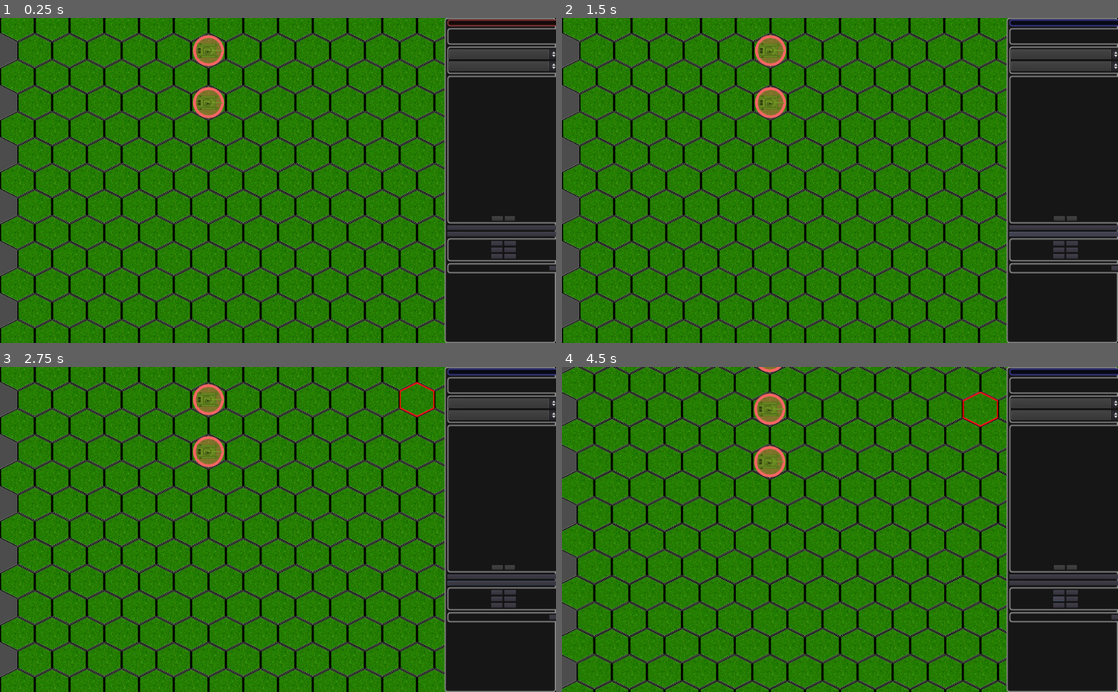
Above: before the commit, frames 1-4 (two rows, left to right).
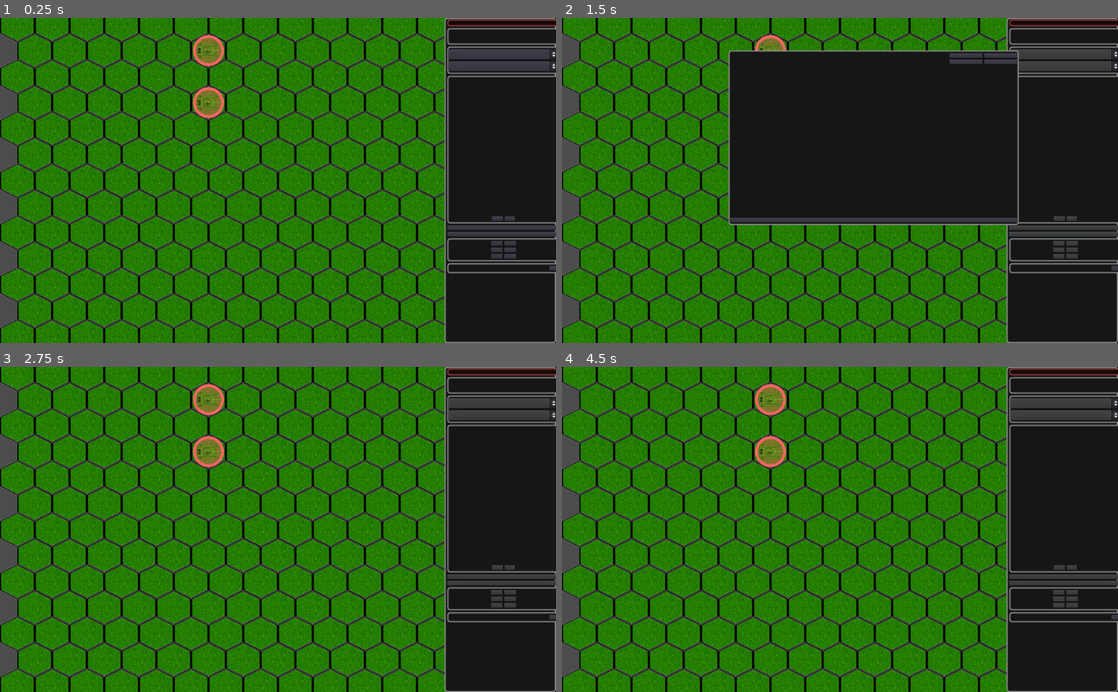
Above: after the commit, the same moments.

Repository: stefanos-86/HexGame
Game: Godot game, scene res://Scenes/HexMap.tscn
The game is run twice, just before and just after one commit, with the same random seed, the same clock (stepped at 60 frames per second) and the same inputs.
Inputs (mouse positions are in pixels of both pictures, inside the frame that each line leads up to):
- Up to frame 1 (0.25 s): no input
- Up to frame 2 (1.5 s): click "Artillery" at 0.5 s; click (1067, 235) at 1.25 s, where only the run before the commit has a clickable "End Turn"
- Up to frame 3 (2.75 s): click (405, 406) at 2 s, where only the run after the commit has a clickable "Plot"
- Up to frame 4 (4.5 s): click (1056, 591) at 2.75 s, where only the run before the commit has a clickable "Zoom In"; click (1073, 591) at 3.5 s, where only the run before the commit has a clickable "Zoom Out"; click (1056, 597) at 4.25 s, where only the run before the commit has a clickable "Pan Up"

The runs differ from the first frame. In frame 2, 26% of the frame differs, in the area x 29-100%, y 0-64%; in frame 3, 0.3%; in frame 4, 29%, in the area x 0-100%, y 0-100%.

Commit message:
Clean up the Control script. Ensure sidebar is disabled when input is disabled.

Diff:
--- a/FreeScripts/Game.gd
+++ b/FreeScripts/Game.gd
@@ -12,6 +12,7 @@
   MISS,
   INEFFECTIVE,
   OUT_OF_RANGE,
+  NO_FIRE_POINTS,
   DESTROYED
  }
 
@@ -42,6 +43,7 @@
   var armor_part_hit = null
   var final_result = null
   var shooter = null # Needed for reaction fire.
+  var target = null # Needed to destroy it.
 
 class MoveEffect:
   var actual_path = null
@@ -98,6 +100,11 @@
 func fire(shooter, target, terrain):
   var effect = FireEffect.new()
   effect.shooter = shooter
+  effect.target = target
+
+  if shooter.fire_points == 0:
+    effect.final_result = fire_outcome.NO_FIRE_POINTS
+    return effect
 
   var distance = terrain.distance_between(shooter, target)
 
@@ -120,6 +127,12 @@
     attack_angle += TWO_PI
 
   var bearing = (attack_angle - target.global_rotation) / TWO_PI
+  print (bearing, " ", attack_angle, " ", target.global_rotation)
+
+  #BUG! Il bearing non è tra 0 e 2 pi se l'attaccante spara verso destra
+  #(anogol o 0) e il difensore guarda verso sinistra (rotazione pari a PI.)
+  #Bisogna   rendere modulare!!!
+
 
   var p_hit_side = 0
   if (bearing < 0.25):
--- a/Scenes/Control.gd
+++ b/Scenes/Control.gd
@@ -12,8 +12,7 @@
 
 var selected_unit = null
 var selected_cannon = null
-var animation_in_progress = false
-var target_to_destroy = null
+var input_blocked = false
 
 var last_hovered_cell = null
 
@@ -30,23 +29,22 @@
   units.reset_points_and_speed(game.factions.RED)
 
   for unit in units.all_units():
-    interface.unmark(unit)
+    interface.unmark(unit) # Also forces the faction color.
 
   game.begin_game()
   interface.refresh_turn_info(game)
   unselect_current_unit()
   update_unit_list()
 
+
 func _unhandled_input(event):
   if(event.is_action("Shutdown")):
     shutdown()
 
-  # Block input when things are moving.
-  # TODO: the input in the side bar has been already
-  # handled!!! The signal will bypass this.
-  if (animation_in_progress):
+  if input_blocked:
     return
 
+  # Ensure to act only once on certain keys.
   var just_pressed = event.is_pressed() and not event.is_echo()
 
   if(event.is_action("ZoomIn")):
@@ -66,12 +64,9 @@
   elif (event.is_action("PlotArtillery") and just_pressed):
     plot_artillery()
 
-
   if event is InputEventMouseMotion:
-    var corrected_mouse_position = get_global_mouse_position()
-    var hit = terrain.detect_cell_under_mouse(corrected_mouse_position)
-
     # Change the info only when needed, when a new cell is under the cursor.
+    var hit = clicked_cell()
     if (last_hovered_cell != hit):
       last_hovered_cell = hit
 
@@ -96,10 +91,30 @@
         artillery_mouse_click(event)
 
 
+func activate_input():
+  input_blocked = false
+  disable_widgets(false)
+
+
+func block_input():
+  input_blocked = true
+  disable_widgets(true)
+
+
+func disable_widgets(state):
+  var widgets = get_tree().get_nodes_in_group("input_to_block")
+  for w in widgets:
+    w.disabled = state
+
+
+func clicked_cell():
+  var corrected_mouse_position = get_global_mouse_position()
+  return  terrain.detect_cell_under_mouse(corrected_mouse_position)
+
+
 func combat_mouse_click(event):
   if event.button_index == BUTTON_LEFT:
-    var corrected_mouse_position = get_global_mouse_position()
-    var hit = terrain.detect_cell_under_mouse(corrected_mouse_position)
+    var hit = clicked_cell()
     if(selected_unit == null):
       select_unit_in_cell(hit)
     else:
@@ -118,15 +133,15 @@
   if event.button_index == BUTTON_MIDDLE:
     unselect_current_unit()
 
+
 func artillery_mouse_click(event):
   if event.button_index == BUTTON_LEFT:
-    var corrected_mouse_position = get_global_mouse_position()
-    var hit = terrain.detect_cell_under_mouse(corrected_mouse_position)
+    var hit = clicked_cell()
     complete_artillery_plot(hit)
-
 
   if event.button_index == BUTTON_RIGHT:
     plot_artillery()  # Restart plotting from scratch.
+
 
 func combat_mouse_hover(hit):
   var distance = null
@@ -149,6 +164,7 @@
 func artillery_mouse_hover(hit):
   interface.describe_cell_artillery(hit, selected_cannon)
 
+
 func shutdown():
     get_tree().quit()
 
@@ -157,32 +173,32 @@
   var unit = terrain.what_is_at(hit)
   select_unit(unit)
 
+
 func select_unit(unit):
   if unit != null and unit.alive and unit.belongs_to(game.current_player):
     unselect_current_unit()
-    interface.mark_as_selected(unit)
     selected_unit = unit
     update_unit_list()
+    interface.mark_as_selected(unit)
     interface.allow_selected_unit_actions()
+
 
 func unselect_current_unit():
   if (selected_unit != null):
     interface.unmark(selected_unit)
+    selected_unit = null
     interface.clear_movement_plot()
-  selected_unit = null
-  update_unit_list()
-  interface.disable_selected_unit_actions()
+    update_unit_list()
+    interface.disable_selected_unit_actions()
 
 
 func move_unit(unit, destination):
-  animation_in_progress = true
+  block_input()
+
   var planned_path = terrain.plot_unit_path(unit, destination)
-
   var movement_result = game.movement(unit, planned_path, terrain)
 
-  if movement_result.actual_path == []:
-    animation_in_progress = false
-  else:
+  if movement_result.actual_path != []:
     interface.animate_movement(unit, movement_result)
     yield(interface, "movement_completed")
 
@@ -190,39 +206,28 @@
     terrain.move(unit, movement_result.actual_path.back())
 
   update_unit_list()
-  reactivate_input()
-
-func reactivate_input():
-  animation_in_progress = false
-
-func block_input():
-  animation_in_progress = true
+  activate_input()
+
 
 func shoot(attacker, target):
-  if attacker.fire_points == 0:
-    interface.no_fire_points()
-    return
-
   var attack_result = game.fire(attacker, target, terrain)
 
   if attack_result.final_result == game.fire_outcome.OUT_OF_RANGE:
     interface.out_of_range()
     return
 
-  block_input()
-
-  # Save the target to be erased after the animation is completed-
-  # Everything else is a parameter of the signals, but I could not find
-  # an easy way to pass everything around. I have to think of some
-  # kind of method...
-  if attack_result.final_result == game.fire_outcome.DESTROYED:
-    target_to_destroy = target
+  if attack_result.final_result == game.fire_outcome.NO_FIRE_POINTS:
+    interface.no_fire_points()
+    return
+
+  block_input()
 
   interface.refresh_unit_description(attacker)
   interface.animate_attack(attacker, target, attack_result)
   yield(interface, "attack_completed")
 
-  after_shoot()
+  after_shoot(attack_result)
+  update_unit_list()
 
   var opponents = units.enemies_of(attacker)
   var counter_attacks = game.reaction_fire(attacker, target, terrain, opponents)
@@ -231,33 +236,37 @@
     interface.animate_attack(reaction.shooter, attacker, reaction)
     yield(interface, "attack_completed")
     if reaction.final_result == game.fire_outcome.DESTROYED:
-      target_to_destroy = attacker
-
-    after_shoot()
-
-  reactivate_input()
-
-
-func after_shoot():
-  if target_to_destroy != null:
-    target_to_destroy.mark_destruction()
-    interface.mark_destruction(target_to_destroy)
-    target_to_destroy.mark_destruction()
-
-    var enemies_left = units.count_remaining_units_of(target_to_destroy.faction)
+      unselect_current_unit() # The attacker must be the current unit.
+
+    after_shoot(reaction)
+    update_unit_list()
+
+  activate_input()
+
+
+func after_shoot(attack_result):
+  if attack_result.final_result == game.fire_outcome.DESTROYED:
+    attack_result.target.mark_destruction()
+    interface.mark_destruction(attack_result.target)
+
+    if halt_if_defeat_of(attack_result.target.faction):
+      return # End game, nothing left to do.
+
+
+func halt_if_defeat_of(opposite_faction):
+    var enemies_left = units.count_remaining_units_of(opposite_faction)
     if enemies_left == 0:
-      animation_in_progress = true # Re-block input.
+      block_input()
       interface.victory(game.current_player)
-      return # End game, nothing left to do.
-
-    target_to_destroy = null
-  update_unit_list() # Reaction fire or artillery friendly fire, or end of ammo.
+      return true
+
+    return false
 
 
 func turn_towards(position):
   if selected_unit != null:
     selected_unit.look_at(position)
-    selected_unit.rotate_turret_towards(position)
+
 
 func next_turn():
   block_input()
@@ -273,38 +282,39 @@
 
   var artillery_effects = game.fire_artillery(units.ready_fire_missions(game.current_player), terrain)
   for outcome in artillery_effects:
-
     yield(interface.animate_artillery(outcome), "completed")
-
-    target_to_destroy = outcome.destroyed_target
-    after_shoot()
+    after_shoot(outcome)
+    update_unit_list()
 
   units.clear_executed_fire_missions(game.current_player)
-  reactivate_input()
+  activate_input()
+
 
 func plot_artillery():
-  animation_in_progress = true # Block the input on the map.
-
+  block_input()
   var cannons = units.available_fire_support(game.current_player)
   interface.show_artillery_box(cannons, self)
+
 
 func cannon_targeting(cannon):
   mouse_state = mouse_states.ARTILLERY
   selected_cannon = cannon
   interface.close_artillery_box()
-  animation_in_progress = false
+  activate_input()
+  disable_widgets(true) # Allow only the mouse.
 
 
 func artillery_plot_done():
   interface.close_artillery_box()
   mouse_state = mouse_states.COMBAT
-  animation_in_progress = false
+  activate_input()
 
 
 func complete_artillery_plot(target_cell):
-  animation_in_progress = true
+  block_input()
   selected_cannon.plot_fire_mission(target_cell)
   plot_artillery()
+
 
 func cancel_fire_mission(cannon):
   cannon.cancel_fire_mission()
--- a/Scenes/HexMap.tscn
+++ b/Scenes/HexMap.tscn
@@ -168,14 +168,18 @@
 margin_right = 213.0
 margin_bottom = 61.0
 
-[node name="FireStance" type="OptionButton" parent="Interface/Camera/L/Sidebar/Stance/VB"]
+[node name="FireStance" type="OptionButton" parent="Interface/Camera/L/Sidebar/Stance/VB" groups=[
+"input_to_block",
+]]
 margin_right = 210.0
 margin_bottom = 26.0
 text = "Fire at will"
 items = [ "Fire at will", null, false, 0, null, "Return fire", null, false, 1, null, "Hold fire", null, false, 2, null ]
 selected = 0
 
-[node name="MoveStance" type="OptionButton" parent="Interface/Camera/L/Sidebar/Stance/VB"]
+[node name="MoveStance" type="OptionButton" parent="Interface/Camera/L/Sidebar/Stance/VB" groups=[
+"input_to_block",
+]]
 margin_top = 30.0
 margin_right = 210.0
 margin_bottom = 56.0
@@ -221,18 +225,24 @@
 margin_right = 189.0
 margin_bottom = 26.0
 
-[node name="Unselect" type="Button" parent="Interface/Camera/L/Sidebar/UnitList/VB/CC/HB"]
+[node name="Unselect" type="Button" parent="Interface/Camera/L/Sidebar/UnitList/VB/CC/HB" groups=[
+"input_to_block",
+]]
 margin_right = 92.0
 margin_bottom = 26.0
 text = "Deselect"
 
-[node name="Center" type="Button" parent="Interface/Camera/L/Sidebar/UnitList/VB/CC/HB"]
+[node name="Center" type="Button" parent="Interface/Camera/L/Sidebar/UnitList/VB/CC/HB" groups=[
+"input_to_block",
+]]
 margin_left = 96.0
 margin_right = 168.0
 margin_bottom = 26.0
 text = "Center"
 
-[node name="Artillery" type="Button" parent="Interface/Camera/L/Sidebar"]
+[node name="Artillery" type="Button" parent="Interface/Camera/L/Sidebar" groups=[
+"input_to_block",
+]]
 margin_top = 504.0
 margin_right = 216.0
 margin_bottom = 530.0
@@ -240,7 +250,9 @@
 shortcut_in_tooltip = false
 text = "Artillery"
 
-[node name="TurnButton" type="Button" parent="Interface/Camera/L/Sidebar"]
+[node name="TurnButton" type="Button" parent="Interface/Camera/L/Sidebar" groups=[
+"input_to_block",
+]]
 margin_top = 534.0
 margin_right = 216.0
 margin_bottom = 560.0
@@ -264,27 +276,35 @@
 margin_bottom = 86.0
 columns = 2
 
-[node name="ZoomIn" type="Button" parent="Interface/Camera/L/Sidebar/View/CC/GC"]
+[node name="ZoomIn" type="Button" parent="Interface/Camera/L/Sidebar/View/CC/GC" groups=[
+"input_to_block",
+]]
 margin_right = 93.0
 margin_bottom = 26.0
 hint_tooltip = "Numpad + / Mouse Wheel Up"
 text = "Zoom In"
 
-[node name="ZoomOut" type="Button" parent="Interface/Camera/L/Sidebar/View/CC/GC"]
+[node name="ZoomOut" type="Button" parent="Interface/Camera/L/Sidebar/View/CC/GC" groups=[
+"input_to_block",
+]]
 margin_left = 97.0
 margin_right = 199.0
 margin_bottom = 26.0
 hint_tooltip = "Numpad - / Mouse Wheel Down"
 text = "Zoom Out"
 
-[node name="PanUp" type="Button" parent="Interface/Camera/L/Sidebar/View/CC/GC"]
+[node name="PanUp" type="Button" parent="Interface/Camera/L/Sidebar/View/CC/GC" groups=[
+"input_to_block",
+]]
 margin_top = 30.0
 margin_right = 93.0
 margin_bottom = 56.0
 hint_tooltip = "Pan Up - W - Up arrow"
 text = "Pan Up"
 
-[node name="PanDown" type="Button" parent="Interface/Camera/L/Sidebar/View/CC/GC"]
+[node name="PanDown" type="Button" parent="Interface/Camera/L/Sidebar/View/CC/GC" groups=[
+"input_to_block",
+]]
 margin_left = 97.0
 margin_top = 30.0
 margin_right = 199.0
@@ -292,14 +312,18 @@
 hint_tooltip = "Pan Down - S - Down arrow"
 text = "Pan Down"
 
-[node name="PanL" type="Button" parent="Interface/Camera/L/Sidebar/View/CC/GC"]
+[node name="PanL" type="Button" parent="Interface/Camera/L/Sidebar/View/CC/GC" groups=[
+"input_to_block",
+]]
 margin_top = 60.0
 margin_right = 93.0
 margin_bottom = 86.0
 hint_tooltip = "Pan Left - A - Left arrow"
 text = "Pan Left"
 
-[node name="PanR" type="Button" parent="Interface/Camera/L/Sidebar/View/CC/GC"]
+[node name="PanR" type="Button" parent="Interface/Camera/L/Sidebar/View/CC/GC" groups=[
+"input_to_block",
+]]
 margin_left = 97.0
 margin_top = 60.0
 margin_right = 199.0
--- a/Scenes/Interface.gd
+++ b/Scenes/Interface.gd
@@ -320,7 +320,6 @@
   $Explosion/AnimationPlayer.play("ExplosionAnimation")
   yield($Explosion/AnimationPlayer, "animation_finished")
 
-  return true
 
 func unit_list(list, control, selected_unit):
   var list_box = $Camera/L/Sidebar/UnitList/VB/SC/VB
